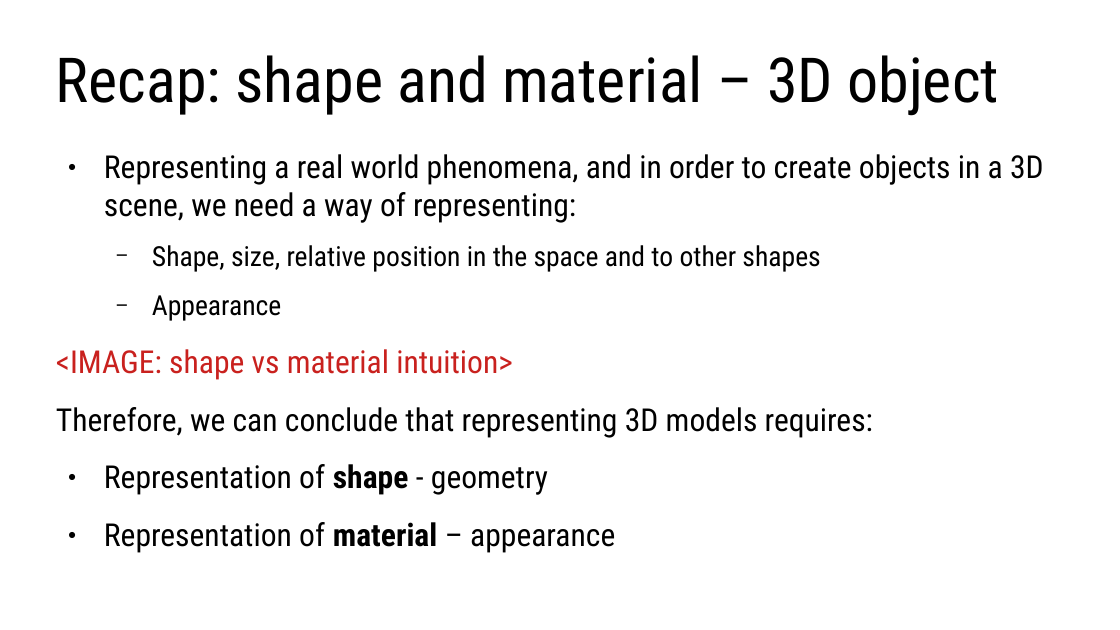
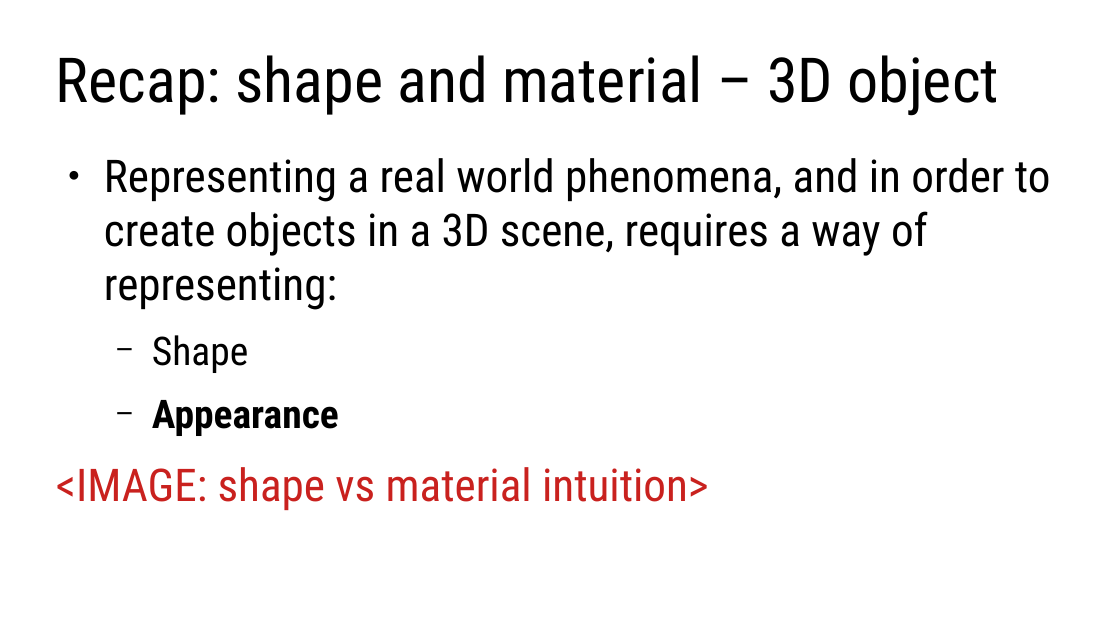
Before and after one commit to lorentzo/IntroductionToComputerGraphics, a slide deck: slide 2 of lectures/3_foundations_3d_scene/3_2_2_3D_models_material.odp. Drawn at 1120x630 pixels with LibreOffice and Linux fonts; fonts in the diff are those of the drawing. Boxes give left, top, right and bottom in pixels: in the first picture for what was removed or moved away, otherwise in the second. Text is boxed around its words. In the diff, an @@ line names an element or a change of style, - is before the commit and + after.

Commit message:
material

```diff
--- a/lectures/3_foundations_3d_scene/3_2_2_3D_models_material.odp
+++ b/lectures/3_foundations_3d_scene/3_2_2_3D_models_material.odp
@@ text at [104, 158, 1051, 373]: text changed; size 22.4 to 32 pt @@
-● Representing a real world phenomena, and in order to create objects in a 3D scene, we need a way of representing:
-  − Shape, size, relative position in the space and to other shapes
+● Representing a real world phenomena, and in order to create objects in a 3D scene, requires a way of representing:
+  − Shape
@@ text at [56, 407, 873, 495]: paragraphs removed @@
-Therefore, we can conclude that representing 3D models requires:
-● Representation of shape - geometry
-● Representation of material – appearance
@@ text at [56, 400, 709, 510]: size 19.6 to 28 pt, bold on in "Appearance"; size 22.4 to 32 pt in "<IMAGE: shape vs material intuition>" @@
```
Also in this commit, not shown: 8 other slides changed, 20 slides added, 1 slide removed, 1 other file.
